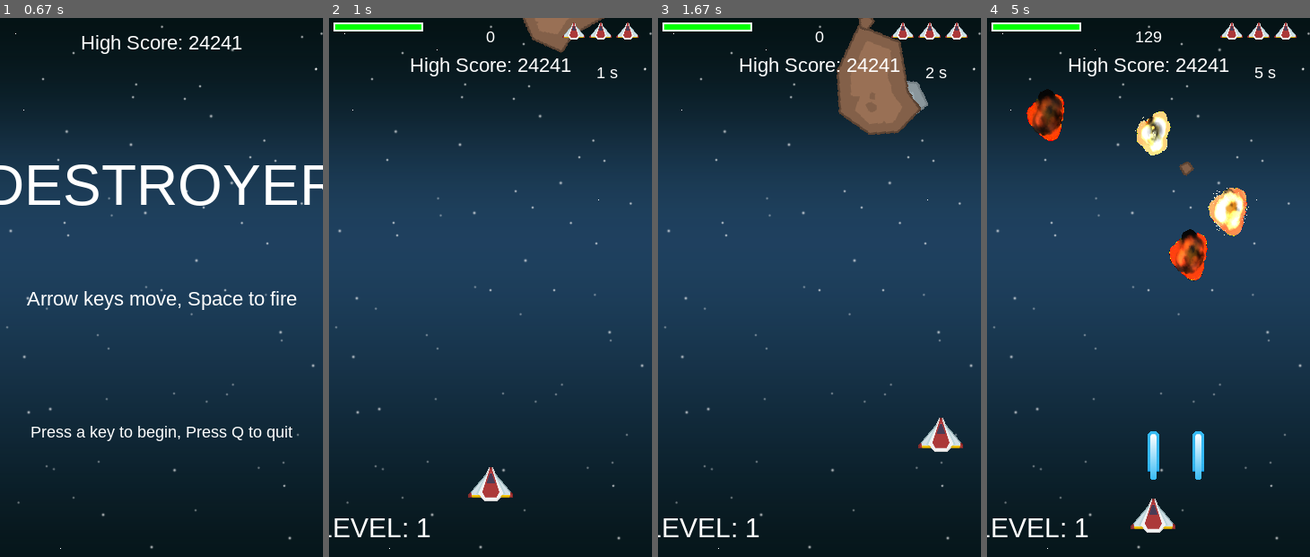
Above: before the commit, frames 1-4 (left to right).
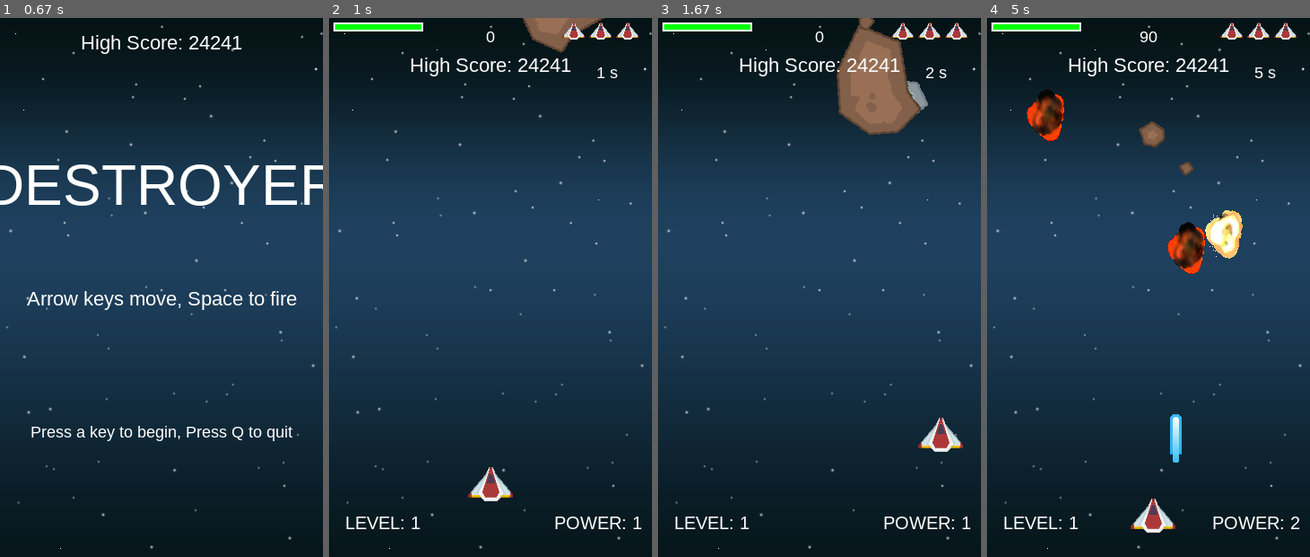
Above: after the commit, the same moments.

Repository: Daniel199121/FirstGameByDK
Game: pygame game, started from pygame template.py
Same seed, same stepped clock (60 frames per second), same inputs: the game is played once before the commit and once after it.
Inputs:
- Up to frame 1 (0.67 s): hold Right from 0.33 s (still down)
- Up to frame 2 (1 s): release Right at 0.8 s; hold Up from 0.83 s (still down)
- Up to frame 3 (1.67 s): release Up at 1.18 s; hold Right from 1.22 s (still down)
- Up to frame 4 (5 s): release Right at 1.68 s; hold Left 1.72-2.25 s; hold Down 2.28-2.58 s; tap Space at 2.62, 3.02, 3.32, 3.45, 3.85, 4.15, 4.52, 4.92 s; hold Left 2.95-3.35 s; hold Up 3.38-3.75 s; hold Right 3.78-4.42 s; hold Down 4.45-4.82 s; hold Left from 4.85 s (still down)

Frame 1 is identical in both runs. In frame 2, 0.8% of the frame differs, in the area x 0-97%, y 92-97%; in frame 3, 0.8%; in frame 4, 4.4%, in the area x 0-97%, y 2-97%.

Commit message:
Wersja do sprawdzenia

Diff:
--- a/pygame template.py
+++ b/pygame template.py
@@ -124,6 +124,9 @@
         self.power +=1
         self.power_time = pygame.time.get_ticks()
 
+    def getPower(self):
+        return self.power
+
     def levelup(self):
         self.level += 1
         self.level_time = pygame.time.get_ticks()
@@ -132,12 +135,12 @@
         now = pygame.time.get_ticks()
         if now - self.last_shot > self.shoot_delay:
             self.last_shot = now
-            if self.power == 1:
+            if self.power < 3:
                 bullet = Bullet(self.rect.centerx, self.rect.top)
                 all_sprites.add(bullet)
                 bullets.add(bullet)
                 shoot_sound.play()
-            elif self.power >= 2 and self.power <= 4:
+            elif self.power >= 3 and self.power <= 6:
                 bullet1 = Bullet(self.rect.left, self.rect.centery)
                 bullet2 = Bullet(self.rect.right, self.rect.centery)
                 all_sprites.add(bullet1)
@@ -145,7 +148,7 @@
                 bullets.add(bullet1)
                 bullets.add(bullet2)
                 shoot_sound.play()
-            elif self.power > 4:
+            elif self.power > 6:
                 bullet = Bullet(self.rect.centerx, self.rect.top)
                 bullet1 = Bullet(self.rect.left, self.rect.centery)
                 bullet2 = Bullet(self.rect.right, self.rect.centery)
@@ -549,7 +552,7 @@
         random.choice(expl_sounds).play()
         expl = Explosion(hit.rect.center, 'sm')
         all_sprites.add(expl)
-        if random.random() > 0.9:
+        if random.random() > 0.75:
             pow = Pow(hit.rect.center)
             all_sprites.add(pow)
             powerups.add(pow)
@@ -561,7 +564,7 @@
         random.choice(expl_sounds).play()
         expl = Explosion(hit.rect.center, 'sm')
         all_sprites.add(expl)
-        if random.random() > 0.9:
+        if random.random() > 0.85:
             pow = Pow(hit.rect.center)
             all_sprites.add(pow)
             powerups.add(pow)
@@ -573,7 +576,7 @@
         random.choice(expl_sounds).play()
         expl = Explosion(hit.rect.center, 'lg')
         all_sprites.add(expl)
-        if random.random() > 0.9:
+        if random.random() > 0.95:
             pow = Pow(hit.rect.center)
             all_sprites.add(pow)
             powerups.add(pow)
@@ -647,7 +650,8 @@
     all_sprites.draw(screen)
     draw_text(screen, str(round(score)), 18, WIDTH/2, 10)
     draw_text(screen, str(round((pygame.time.get_ticks() - beginning_time)/1000))+" s", 18, WIDTH - 50, 50)
-    draw_text(screen, "LEVEL: "+str(level), 30, 50, HEIGHT - 50)
+    draw_text(screen, "LEVEL: "+str(level), 20, 60, HEIGHT - 50)
+    draw_text(screen, "POWER: "+str(player.getPower()), 20, WIDTH - 60, HEIGHT - 50)
     draw_shield_bar(screen, 5, 5, player.shield)
     draw_lives(screen, WIDTH - 100, 5, player.lives, player_mini_img)
     if score >= highscore - 1:
